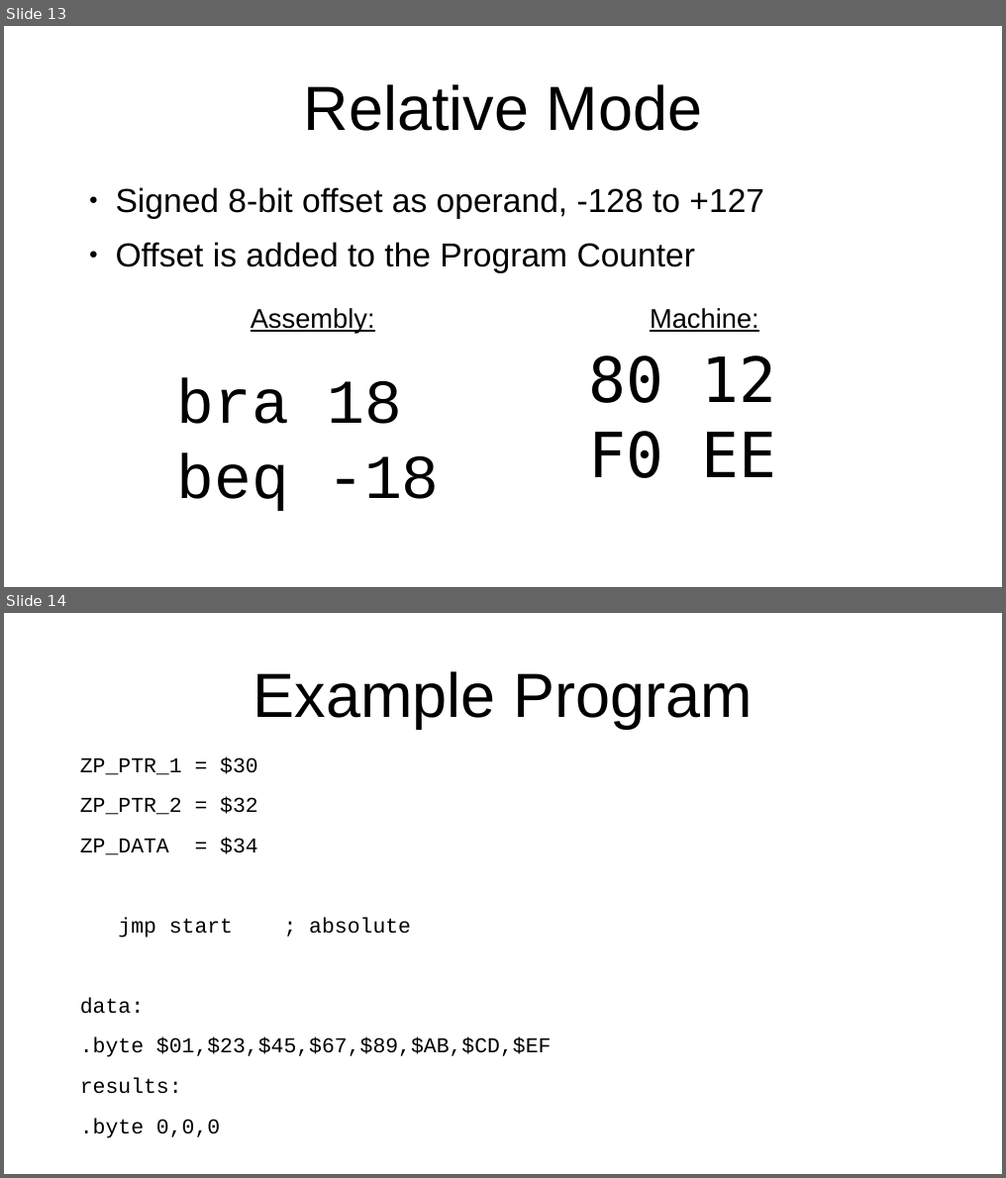
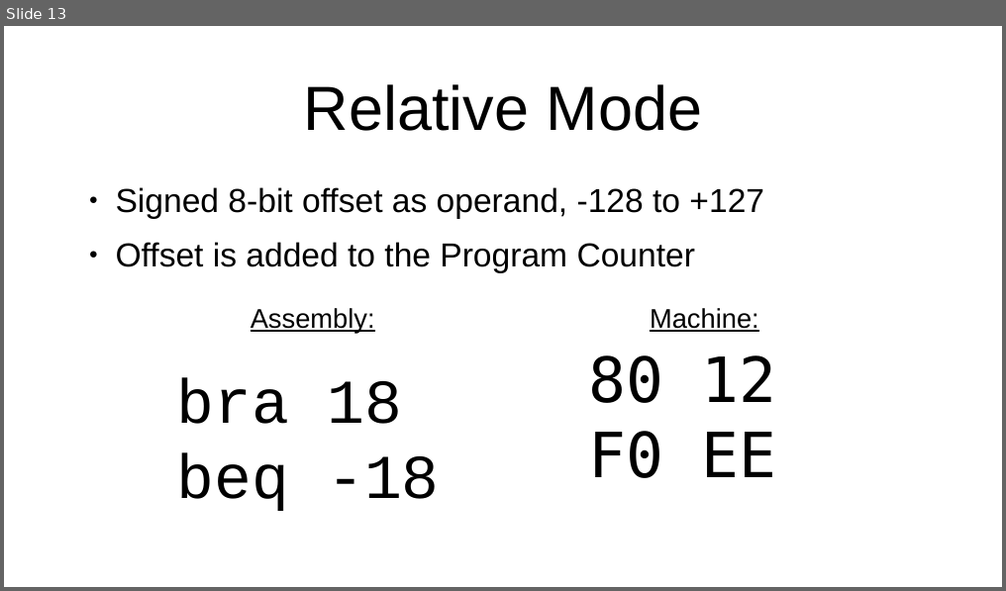
Before and after one commit to SlithyMatt/x16-assembly-tutorial, a slide deck: Lesson2/Lesson2.odp. Shown one above the other, each under a label of ours: slides 13 and 14 before the commit, slide 13 after it. The pictures are 1006x1178 and 1006x591 pixels, drawn with LibreOffice and Linux fonts; fonts in the diff are those of the drawing. Boxes give left, top, right and bottom in pixels: in the first picture for what was removed or moved away, otherwise in the second. Text is boxed around its words. In the diff, an @@ line names an element or a change of style, - is before the commit and + after.

```diff
--- a/Lesson2/Lesson2.odp
+++ b/Lesson2/Lesson2.odp
@@ slide 14 removed at (4, 613, 1002, 1174), background #FFFFFF @@
@@ title removed at (253, 671, 752, 728) @@
-Example Program
@@ text removed at (80, 757, 550, 1139) @@
-ZP_PTR_1 = $30
-ZP_PTR_2 = $32
-ZP_DATA = $34
-jmp start ; absolute
-data:
-.byte $01,$23,$45,$67,$89,$AB,$CD,$EF
-results:
-.byte 0,0,0
-start:
```
Also in this commit, not shown: 2 slides changed, 2 slides added, 4 other slides removed, 2 other files.
